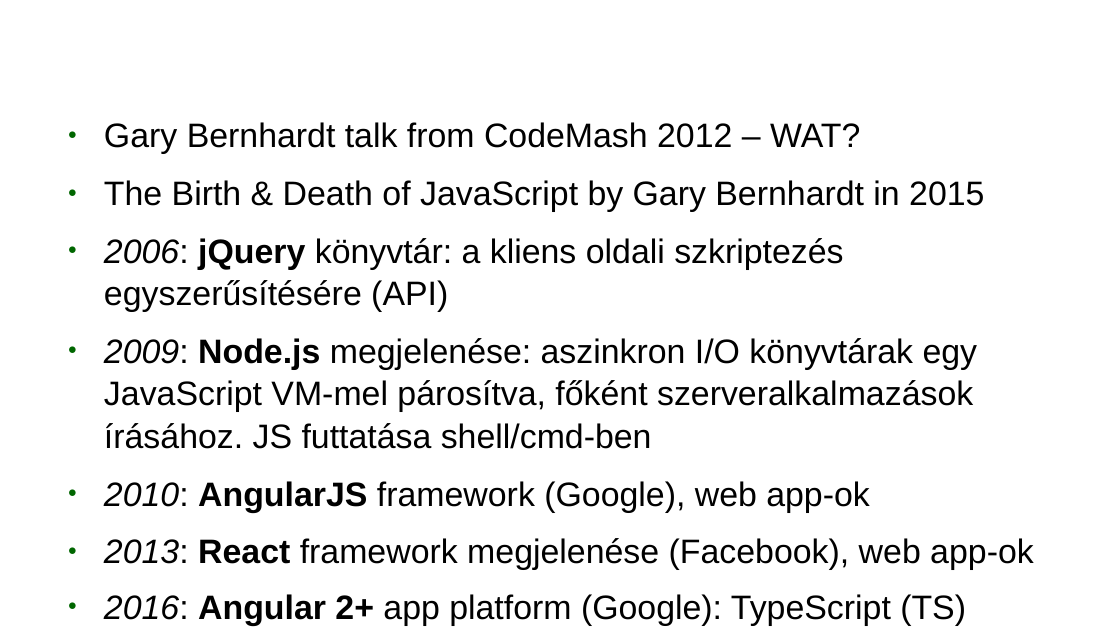
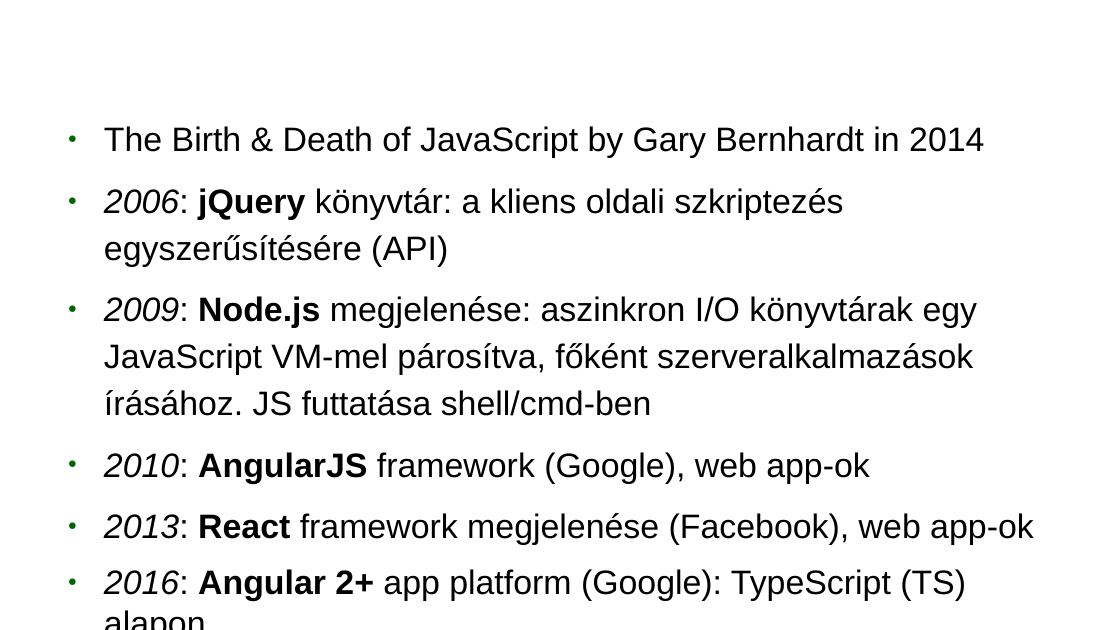
Before and after one commit to webandras/google_earth_engine_kutatas, a slide deck: slide 8 of google_earth_engine_gulacsi_andras_2018.odp. Drawn at 1120x630 pixels with LibreOffice and Linux fonts; fonts in the diff are those of the drawing; background and template pictures are left out. Boxes give left, top, right and bottom in pixels: in the first picture for what was removed or moved away, otherwise in the second. Text is boxed around its words. In the diff, an @@ line names an element or a change of style, - is before the commit and + after.

```diff
--- a/google_earth_engine_gulacsi_andras_2018.odp
+++ b/google_earth_engine_gulacsi_andras_2018.odp
@@ text at <box>104,126,984,158</box>: text changed @@
-● Gary Bernhardt talk from CodeMash 2012 – WAT?
-● The Birth & Death of JavaScript by Gary Bernhardt in 2015
+● The Birth & Death of JavaScript by Gary Bernhardt in 2014
@@ text at <box>104,188,1034,545</box>: line spacing 1.05 to 1.15 @@
```
Also in this commit, not shown: 29 other slides changed, 24 slides added, 3 slides removed, 16 other files.
